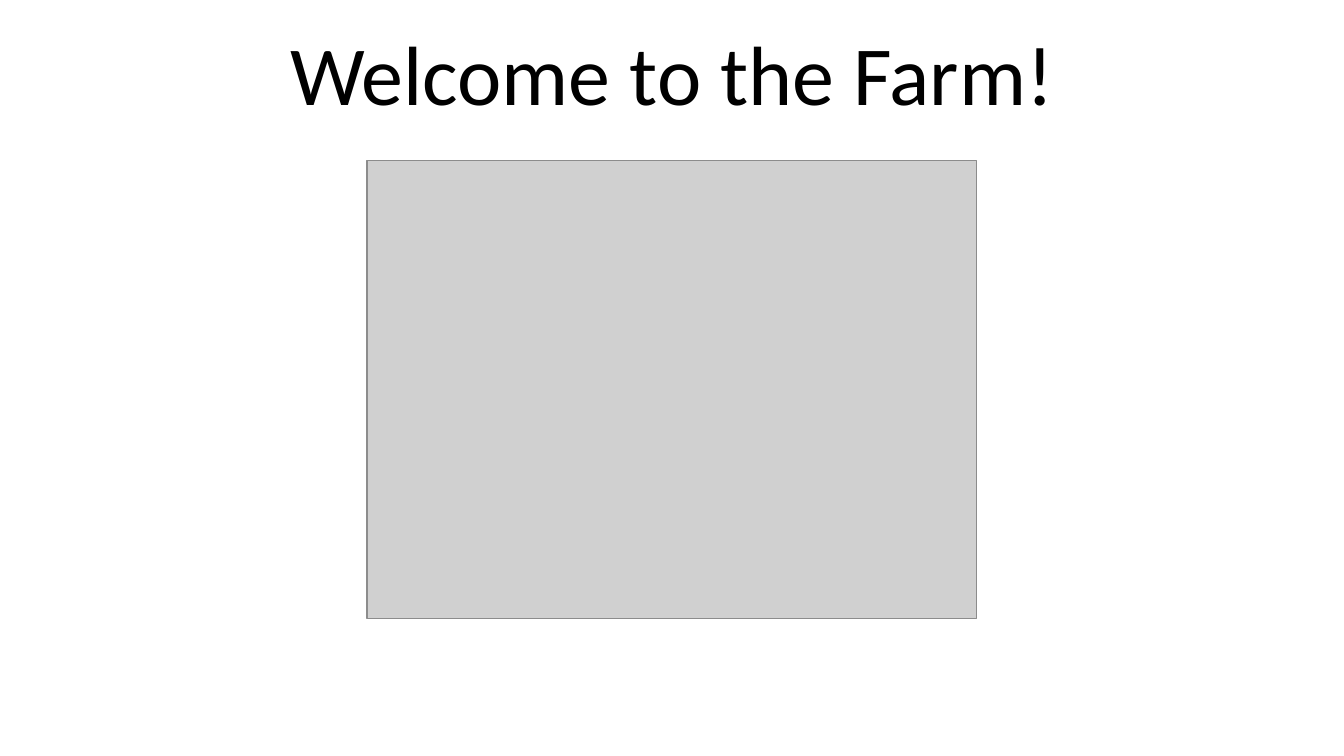
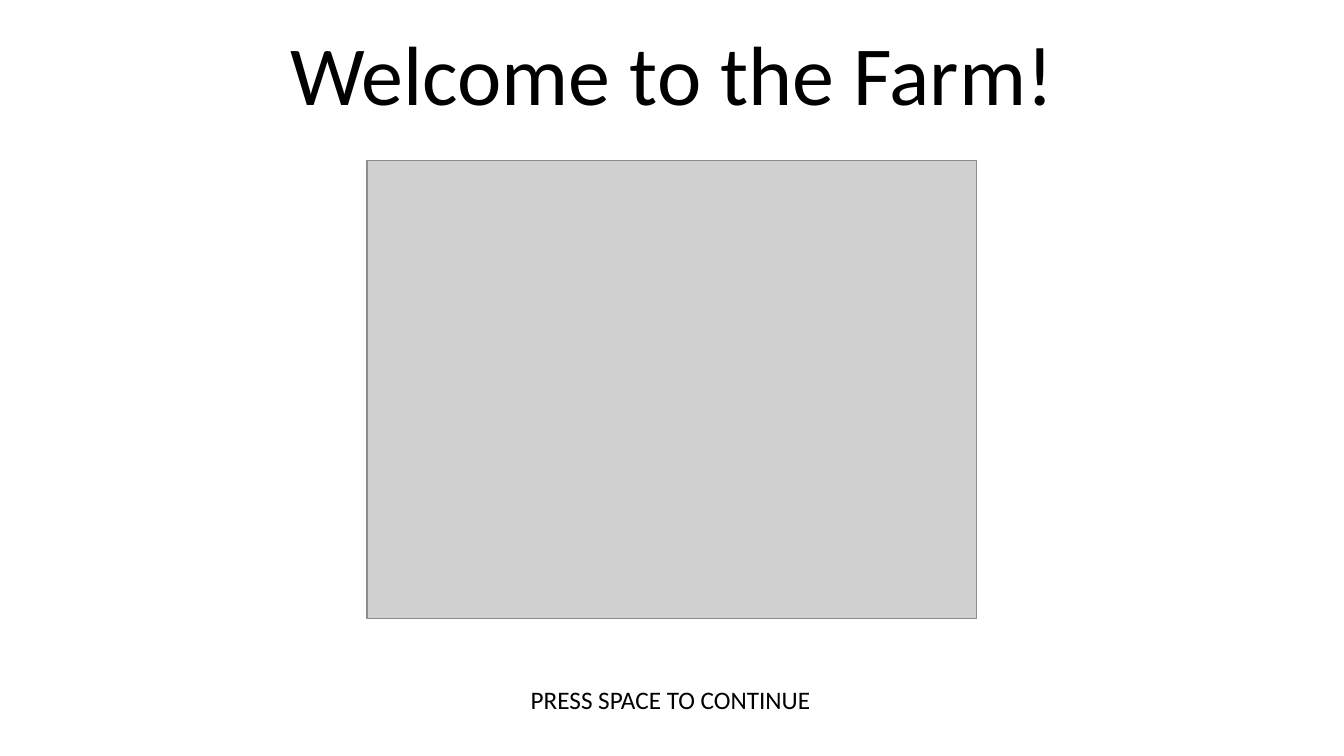
Before and after one commit to kbnealy/OpenMaze, a slide deck: slide 1 of Assets/StreamingAssets/2D_Objects/Farm/Instructions.pptx. Drawn at 1344x756 pixels with LibreOffice and Linux fonts; fonts in the diff are those of the drawing; grey boxes stand for pictures. Boxes give left, top, right and bottom in pixels: in the first picture for what was removed or moved away, otherwise in the second. Text is boxed around its words. In the diff, an @@ line names an element or a change of style, - is before the commit and + after.

```diff
--- a/Assets/StreamingAssets/2D_Objects/Farm/Instructions.pptx
+++ b/Assets/StreamingAssets/2D_Objects/Farm/Instructions.pptx
@@ text added at <box>531,692,810,710</box>, 18 pt, text #000000 @@
+PRESS SPACE TO CONTINUE
```
Also in this commit, not shown: 2 other slides changed, 9 other files.
